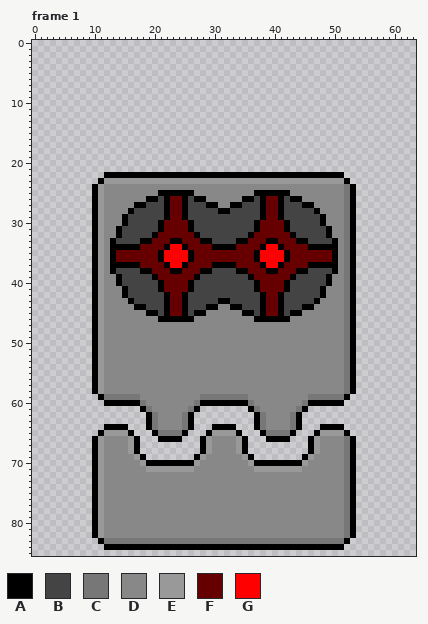
A pixel-art file gets an edit: images/enemy/sentry/prime_attack.ase. Above is the file before it was changed.
64x86 pixels, 13 frames. Shown: frame 1. The commit also changed other frames, which this record leaves out.
Palette (. is transparent): A #000000  B #444444  C #777777  D #888888  E #999999  F #660000  G #ff0000
Pixels before, frame 1 (only the part around the change), first column x 6:
15 ..........................................................
16 ..........................................................
17 ..........................................................
18 ..........................................................
19 ..........................................................
20 ..........................................................
21 ..........................................................
22 ......AAAAAAAAAAAAAAAAAAAAAAAAAAAAAAAAAAAAAAAA............
23 .....AEEEEEEEEEEEEEEEEEEEEEEEEEEEEEEEEEEEEEEEEA...........
24 ....AEDDDDDDDDDDDDDDDDDDDDDDDDDDDDDDDDDDDDDDDDCA..........
25 ....AEDDDDDDDDDAAAAAADDDDDDDDDDAAAAAADDDDDDDDDCA..........
26 ....AEDDDDDDDAABAFFABAADDDDDDAABAFFABAADDDDDDDCA..........
27 ....AEDDDDDAABBBAFFABBBAADDAABBBAFFABBBAADDDDDCA..........
28 ....AEDDDDABBBBBAFFABBBBBAABBBBBAFFABBBBBADDDDCA..........
29 ....AEDDDABBBBBBAFFABBBBBBBBBBBBAFFABBBBBBADDDCA..........
30 ....AEDDDABBBBBAFFFFABBBBBBBBBBAFFFFABBBBBADDDCA..........
31 ....AEDDABBBBBBAFFFFABBBBBBBBBBAFFFFABBBBBBADDCA..........
32 ....AEDDABBBBBAFFFFFFABBBBBBBBAFFFFFFABBBBBADDCA..........
33 ....AEDABBBBAAFFFAAFFFAABBBBAAFFFAAFFFAABBBBADCA..........
34 ....AEDAAAAAFFFFAGGAFFFFAAAAFFFFAGGAFFFFAAAAADCA..........
35 ....AEDAFFFFFFFAGGGGAFFFFFFFFFFAGGGGAFFFFFFFADCA..........
36 ....AEDAFFFFFFFAGGGGAFFFFFFFFFFAGGGGAFFFFFFFADCA..........
37 ....AEDAAAAAFFFFAGGAFFFFAAAAFFFFAGGAFFFFAAAAADCA..........
38 ....AEDABBBBAAFFFAAFFFAABBBBAAFFFAAFFFAABBBBADCA..........
39 ....AEDDABBBBBAFFFFFFABBBBBBBBAFFFFFFABBBBBADDCA..........
40 ....AEDDABBBBBBAFFFFABBBBBBBBBBAFFFFABBBBBBADDCA..........
41 ....AEDDDABBBBBAFFFFABBBBBBBBBBAFFFFABBBBBADDDCA..........
42 ....AEDDDABBBBBBAFFABBBBBBBBBBBBAFFABBBBBBADDDCA..........
43 ....AEDDDDABBBBBAFFABBBBBAABBBBBAFFABBBBBADDDDCA..........
44 ....AEDDDDDAABBBAFFABBBAADDAABBBAFFABBBAADDDDDCA..........
45 ....AEDDDDDDDAABAFFABAADDDDDDAABAFFABAADDDDDDDCA..........
46 ....AEDDDDDDDDDAAAAAADDDDDDDDDDAAAAAADDDDDDDDDCA..........
47 ....AEDDDDDDDDDDDDDDDDDDDDDDDDDDDDDDDDDDDDDDDDCA..........
48 ....AEDDDDDDDDDDDDDDDDDDDDDDDDDDDDDDDDDDDDDDDDCA..........
49 ....AEDDDDDDDDDDDDDDDDDDDDDDDDDDDDDDDDDDDDDDDDCA..........
50 ....AEDDDDDDDDDDDDDDDDDDDDDDDDDDDDDDDDDDDDDDDDCA..........
51 ....AEDDDDDDDDDDDDDDDDDDDDDDDDDDDDDDDDDDDDDDDDCA..........
52 ....AEDDDDDDDDDDDDDDDDDDDDDDDDDDDDDDDDDDDDDDDDCA..........
53 ....AEDDDDDDDDDDDDDDDDDDDDDDDDDDDDDDDDDDDDDDDDCA..........
54 ....AEDDDDDDDDDDDDDDDDDDDDDDDDDDDDDDDDDDDDDDDDCA..........
55 ....AEDDDDDDDDDDDDDDDDDDDDDDDDDDDDDDDDDDDDDDDDCA..........
56 ....AEDDDDDDDDDDDDDDDDDDDDDDDDDDDDDDDDDDDDDDDDCA..........
57 ....AEDDDDDDDDDDDDDDDDDDDDDDDDDDDDDDDDDDDDDDDDCA..........
58 ....AEDDDDDDDDDDDDDDDDDDDDDDDDDDDDDDDDDDDDDDDDCA..........
59 .....ACCCCCCDDDDDDDDDDCCCCCCCCDDDDDDDDDDCCCCCCA...........
60 ......AAAAAACDDDDDDDDCAAAAAAAACDDDDDDDDCAAAAAA............
61 ............ACDDDDDDCA........ACDDDDDDCA..................
62 .............ACDDDDCA..........ACDDDDCA...................
63 .............ACDDDDCA..........ACDDDDCA...................
64 ......AAAA...ACDDDDCA...AAAA...ACDDDDCA...AAAA............
65 .....AEEEEA...ACCCCA...AEEEEA...ACCCCA...AEEEEA...........
66 ....AEDDDDEA...AAAA...AEDDDDEA...AAAA...AEDDDDCA..........
67 ....AEDDDDEA..........AEDDDDEA..........AEDDDDCA..........
68 ....AEDDDDEA..........AEDDDDEA..........AEDDDDCA..........
69 ....AEDDDDDEA........AEDDDDDDEA........AEDDDDDCA..........
70 ....AEDDDDDDEAAAAAAAAEDDDDDDDDEAAAAAAAAEDDDDDDCA..........
71 ....AEDDDDDDDEEEEEEEEDDDDDDDDDDEEEEEEEEDDDDDDDCA..........
72 ....AEDDDDDDDDDDDDDDDDDDDDDDDDDDDDDDDDDDDDDDDDCA..........
73 ....AEDDDDDDDDDDDDDDDDDDDDDDDDDDDDDDDDDDDDDDDDCA..........
74 ....AEDDDDDDDDDDDDDDDDDDDDDDDDDDDDDDDDDDDDDDDDCA..........
75 ....AEDDDDDDDDDDDDDDDDDDDDDDDDDDDDDDDDDDDDDDDDCA..........
76 ....AEDDDDDDDDDDDDDDDDDDDDDDDDDDDDDDDDDDDDDDDDCA..........
77 ....AEDDDDDDDDDDDDDDDDDDDDDDDDDDDDDDDDDDDDDDDDCA..........
78 ....AEDDDDDDDDDDDDDDDDDDDDDDDDDDDDDDDDDDDDDDDDCA..........
79 ....AEDDDDDDDDDDDDDDDDDDDDDDDDDDDDDDDDDDDDDDDDCA..........
80 ....AEDDDDDDDDDDDDDDDDDDDDDDDDDDDDDDDDDDDDDDDDCA..........
81 ....AEDDDDDDDDDDDDDDDDDDDDDDDDDDDDDDDDDDDDDDDDCA..........
82 ....AEDDDDDDDDDDDDDDDDDDDDDDDDDDDDDDDDDDDDDDDDCA..........
83 .....ACCCCCCCCCCCCCCCCCCCCCCCCCCCCCCCCCCCCCCCCA...........
84 ......AAAAAAAAAAAAAAAAAAAAAAAAAAAAAAAAAAAAAAAA............
85 ..........................................................
Now the later version:
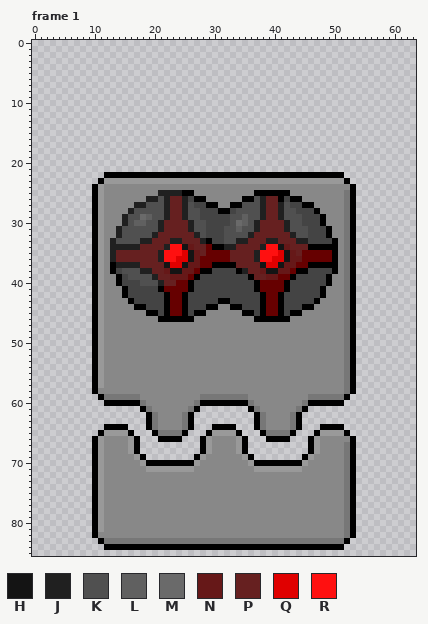
Colours new in this view: H #141414  J #202020  K #505050  L #606060  M #6a6a6a  N #661818  P #662020  Q #e00000  R #ff1010
What changed:
Frame 1:
The author changed colour C to colour D in row 24 at x 52; in row 66 at x 52.
The author changed colour E to colour D in row 58 at x 11; in row 82 at x 11.
The author changed colour A to colour H in row 34 at x 25 and 41; in rows 35 to 36 at x 26 and 42; in row 37 at x 22, 25, 38 and 41; in row 38 at x 23 to 24 and 39 to 40.
The author changed colour A to colour J in row 25 at x 21 to 24; in row 26 at x 19 to 20, 22, 25 and 38; in row 27 at x 17 to 18, 22, 25, 38 and 41; in row 28 at x 16, 22, 25, 38 and 41; in row 29 at x 15, 22, 25, 38 and 41; in row 30 at x 15, 21, 26, 37 and 42.
The author changed colour A to colour J in row 31 at x 14, 21, 26, 37 and 42; in row 32 at x 14, 20, 27, 36 and 43; in row 33 at x 13, 18 to 19, 23 to 24, 28, 34 to 35, 39 to 40 and 44 to 45; in row 34 at x 13 to 17, 22, 32 to 33 and 38; in rows 35 to 36 at x 13, 21 and 37; in row 37 at x 14 to 17.
The author changed colour A to colour J in row 38 at x 18 to 19 and 35; in row 39 at x 20; in row 40 at x 21.
The author changed colour B to colour K in row 26 at x 21 and 37; in row 27 at x 19 to 21, 26, 35 to 37 and 42; in row 28 at x 17 to 21, 26 to 27, 34 to 37 and 42 to 43; in row 29 at x 16 to 17, 20 to 21, 26 to 27, 33 to 34, 36 to 37 and 42 to 44; in row 30 at x 16, 19 to 20, 27 to 28, 33, 36 and 43 to 44; in row 31 at x 15 to 20, 27 to 28, 32 to 33, 35 to 36 and 43 to 45.
The author changed colour B to colour K in row 32 at x 15 to 19, 28, 32 to 35 and 44 to 45; in row 33 at x 14 to 17 and 32 to 33; in row 38 at x 15 to 17; in row 39 at x 16 to 19; in row 40 at x 18 to 20.
The author changed colour B to colour L in row 29 at x 19 and 35; in row 30 at x 17 to 18 and 35; in row 31 at x 34.
The author changed colour B to colour M in row 29 at x 18; in row 30 at x 34.
The author changed colour F to colour N in row 34 at x 26 and 42; in row 35 at x 27 and 43; in row 36 at x 27 and 43 to 44; in row 37 at x 26 to 27 and 42 to 43; in row 38 at x 22, 25 to 26, 38 and 41 to 42; in row 39 at x 23 to 25 and 39 to 40.
The author changed colour F to colour P in rows 26 to 29 at x 23 to 24 and 39 to 40; in rows 30 to 31 at x 22 to 25 and 38 to 41; in row 32 at x 21 to 26 and 37 to 42; in row 33 at x 20 to 22, 25 to 27, 36 to 38 and 41 to 43; in row 34 at x 18 to 21, 27 to 28, 34 to 37 and 43 to 45; in row 35 at x 14 to 20, 28, 33 to 36 and 44.
The author changed colour F to colour P in row 36 at x 14 to 20 and 33 to 36; in row 37 at x 18 to 21 and 34 to 37; in row 38 at x 20 to 21 and 36 to 37; in row 39 at x 21 to 22 and 37 to 38; in row 40 at x 22 to 23.
The author changed colour G to colour Q in row 35 at x 25 and 41; in row 36 at x 24 to 25 and 40 to 41; in row 37 at x 23 to 24 and 39 to 40.
The author changed colour G to colour R in row 34 at x 23 to 24 and 39 to 40; in row 35 at x 22 to 24 and 38 to 40; in row 36 at x 22 to 23 and 38 to 39.
Boxes around the changes in both pictures, in picture pixels (x1, y1, x2, y2):
changed: (344, 184, 350, 190)
changed: (110, 190, 308, 286)
changed: (98, 388, 104, 394)
changed: (344, 436, 350, 442)
changed: (98, 532, 104, 538)
